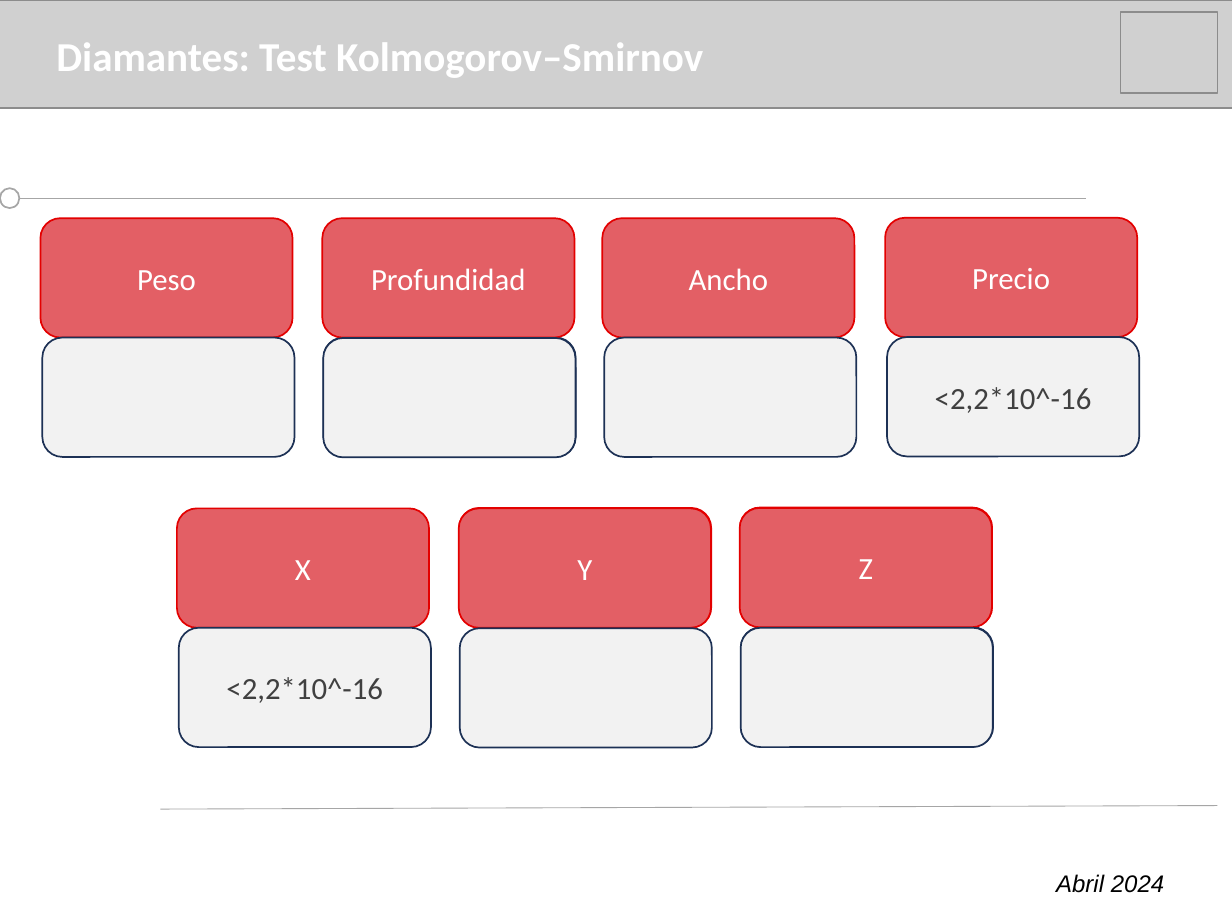
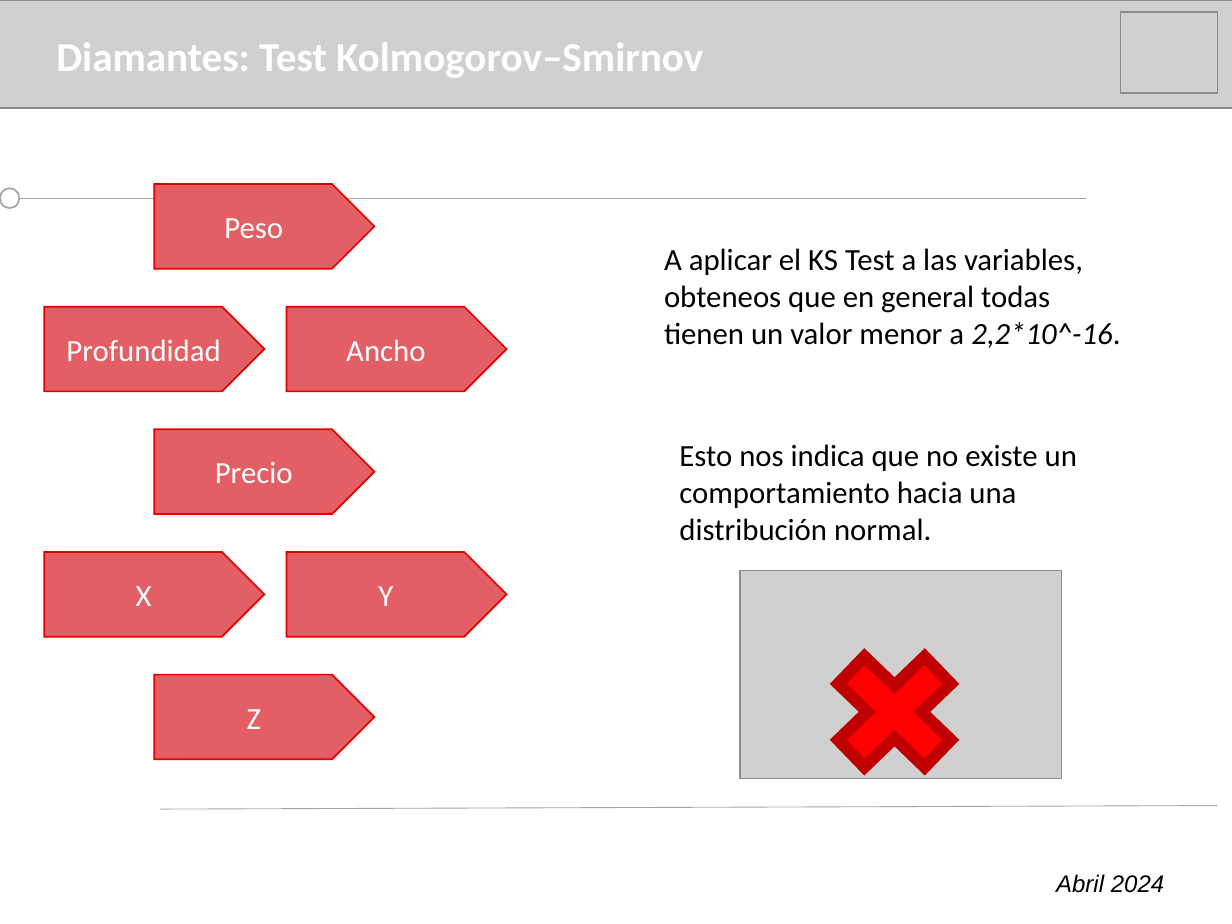
Before and after one commit to IgnGGA/grupo9, a slide deck: slide 10 of presentacionMineriaDeDatos.pptx. Drawn at 1232x924 pixels with LibreOffice and Linux fonts; fonts in the diff are those of the drawing; grey boxes stand for pictures. Boxes give left, top, right and bottom in pixels: in the first picture for what was removed or moved away, otherwise in the second. Text is boxed around its words. In the diff, an @@ line names an element or a change of style, - is before the commit and + after.

```diff
--- a/presentacionMineriaDeDatos.pptx
+++ b/presentacionMineriaDeDatos.pptx
@@ pentagon arrow "Peso": place and size @@
-pentagon arrow "Peso" at box(41, 218, 293, 338)
+pentagon arrow "Peso" at box(154, 184, 375, 269)
@@ text added at box(664, 248, 1120, 348), 18 pt, text #000000 @@
+A aplicar el KS Test a las variables, obteneos que en general todas tienen un valor menor a 2,2*10^-16.
@@ pentagon arrow "Profundidad": place and size @@
-pentagon arrow "Profundidad" at box(323, 218, 575, 338)
+pentagon arrow "Profundidad" at box(44, 307, 265, 392)
@@ pentagon arrow "Ancho": place and size @@
-pentagon arrow "Ancho" at box(602, 218, 855, 338)
+pentagon arrow "Ancho" at box(287, 307, 508, 392)
@@ rounded rectangle removed at box(42, 338, 294, 457) @@
@@ rounded rectangle removed at box(323, 338, 575, 457) @@
@@ rounded rectangle removed at box(324, 338, 577, 457) @@
@@ rounded rectangle removed at box(604, 338, 856, 457) @@
@@ rounded rectangle removed at box(887, 338, 1140, 457) @@
-<2,2*10^-16
@@ pentagon arrow "Precio": place and size @@
-pentagon arrow "Precio" at box(885, 218, 1137, 338)
+pentagon arrow "Precio" at box(154, 430, 375, 515)
@@ text added at box(679, 444, 1077, 541), 18 pt, text #000000 @@
+Esto nos indica que no existe un comportamiento hacia una distribución normal.
@@ rounded rectangle removed at box(460, 508, 712, 627) @@
@@ rounded rectangle removed at box(740, 508, 993, 627) @@
@@ pentagon arrow "X": place and size @@
-pentagon arrow "X" at box(177, 509, 430, 628)
+pentagon arrow "X" at box(44, 552, 265, 637)
@@ pentagon arrow "Y": place and size @@
-pentagon arrow "Y" at box(458, 509, 711, 628)
+pentagon arrow "Y" at box(287, 552, 508, 637)
@@ picture added at box(740, 570, 1062, 779) @@
@@ rounded rectangle removed at box(179, 628, 431, 748) @@
-<2,2*10^-16
@@ rounded rectangle removed at box(460, 628, 712, 748) @@
@@ rounded rectangle removed at box(740, 627, 993, 747) @@
@@ rounded rectangle removed at box(740, 628, 993, 748) @@
@@ cross added at box(812, 632, 978, 792), fill #FF0000, outline #C00000 7 pt @@
@@ rounded rectangle to pentagon arrow in 7 elements at box(154, 184, 375, 269), box(44, 552, 265, 637), box(287, 552, 508, 637), box(287, 307, 508, 392), box(154, 430, 375, 515), box(44, 307, 265, 392), box(154, 675, 375, 760) @@
@@ pentagon arrow "Z": place and size @@
-pentagon arrow "Z" at box(739, 508, 992, 627)
+pentagon arrow "Z" at box(154, 675, 375, 760)
```
Also in this commit, not shown: 3 other slides changed, 4 slides added, 31 other files.
